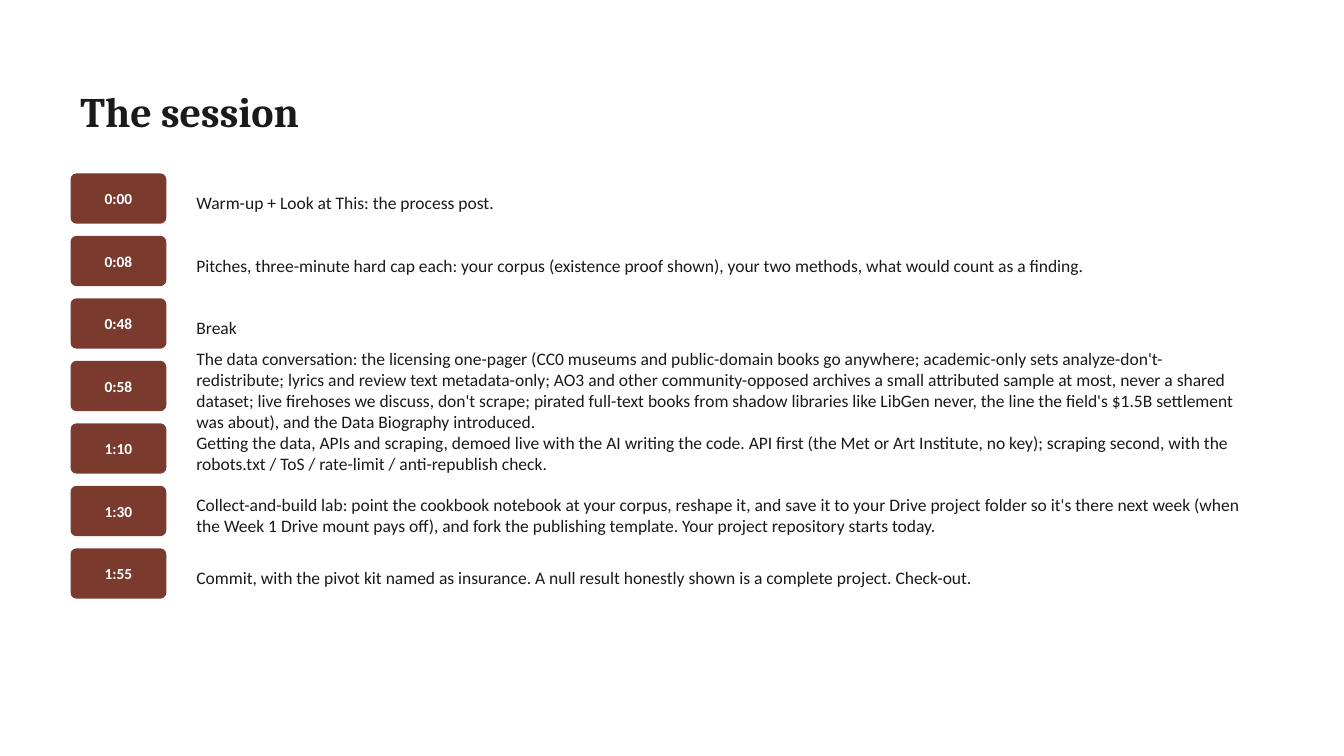
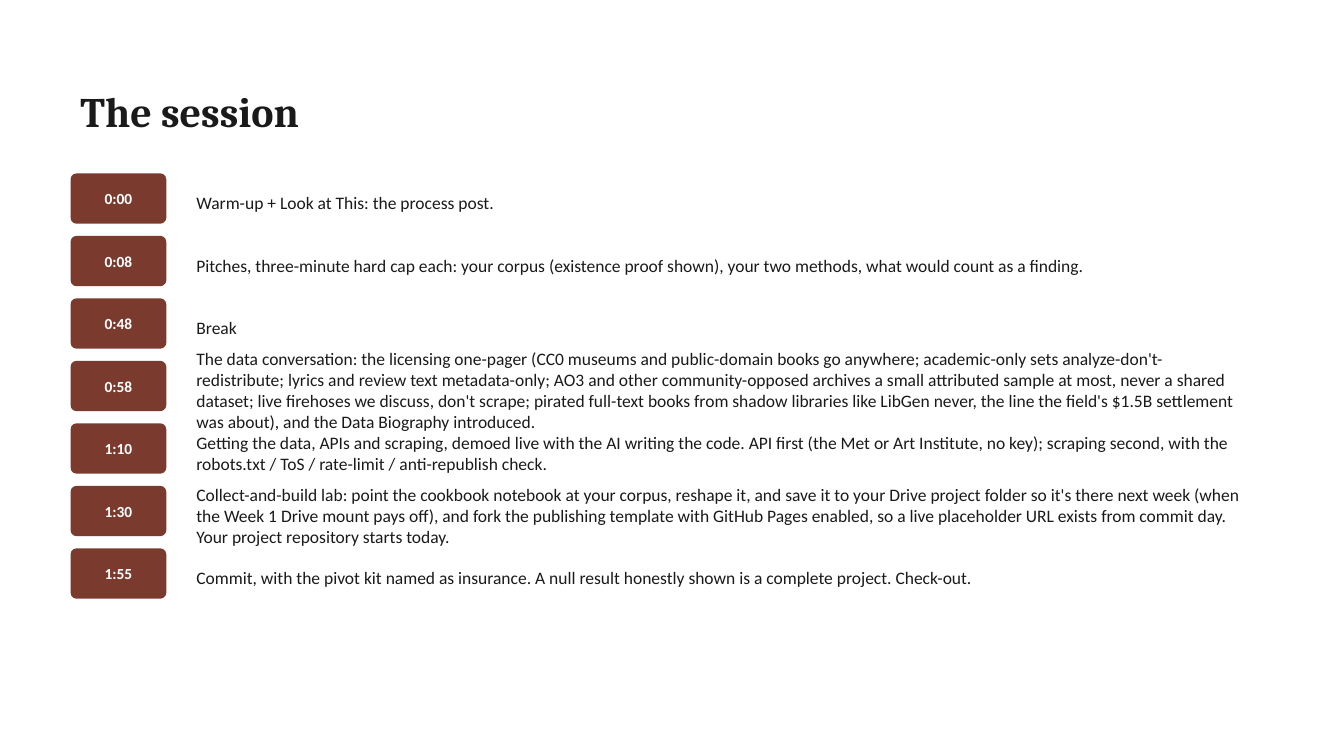
Before and after one commit to lucianli123/culture-as-data-2026, a slide deck: slide 9 of slides/pptx/week-04.pptx. Drawn at 1344x756 pixels with LibreOffice and Linux fonts; fonts in the diff are those of the drawing. Boxes give left, top, right and bottom in pixels: in the first picture for what was removed or moved away, otherwise in the second. Text is boxed around its words. In the diff, an @@ line names an element or a change of style, - is before the commit and + after.

```diff
--- a/slides/pptx/week-04.pptx
+++ b/slides/pptx/week-04.pptx
@@ text at [196, 488, 1239, 546]: text changed @@
-Collect-and-build lab: point the cookbook notebook at your corpus, reshape it, and save it to your Drive project folder so it's there next week (when the Week 1 Drive mount pays off), and fork the publishing template. Your project repository starts today.
+Collect-and-build lab: point the cookbook notebook at your corpus, reshape it, and save it to your Drive project folder so it's there next week (when the Week 1 Drive mount pays off), and fork the publishing template with GitHub Pages enabled, so a live placeholder URL exists from commit day. Your project repository starts today.
```
Also in this commit, not shown: 28 other files.
